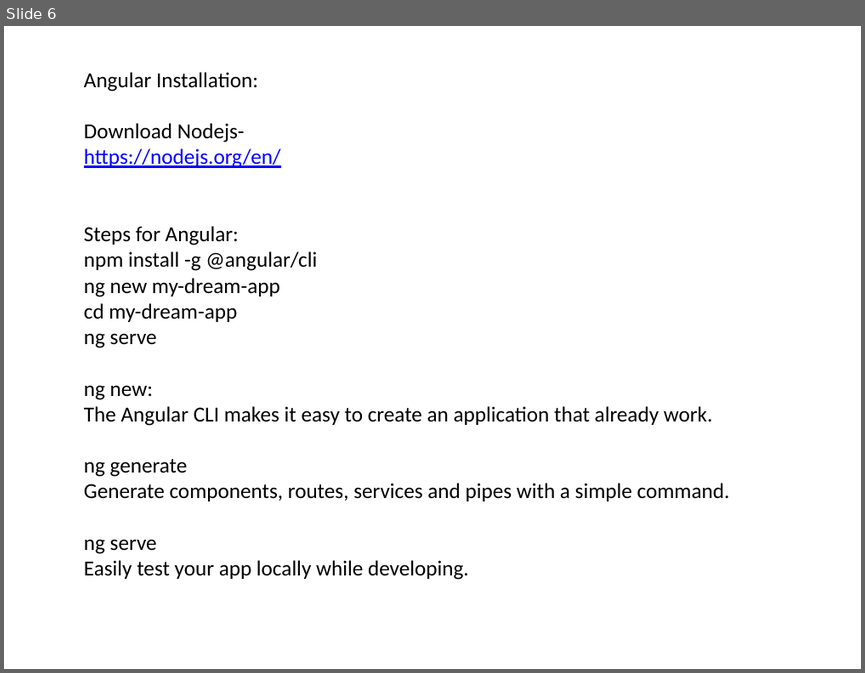
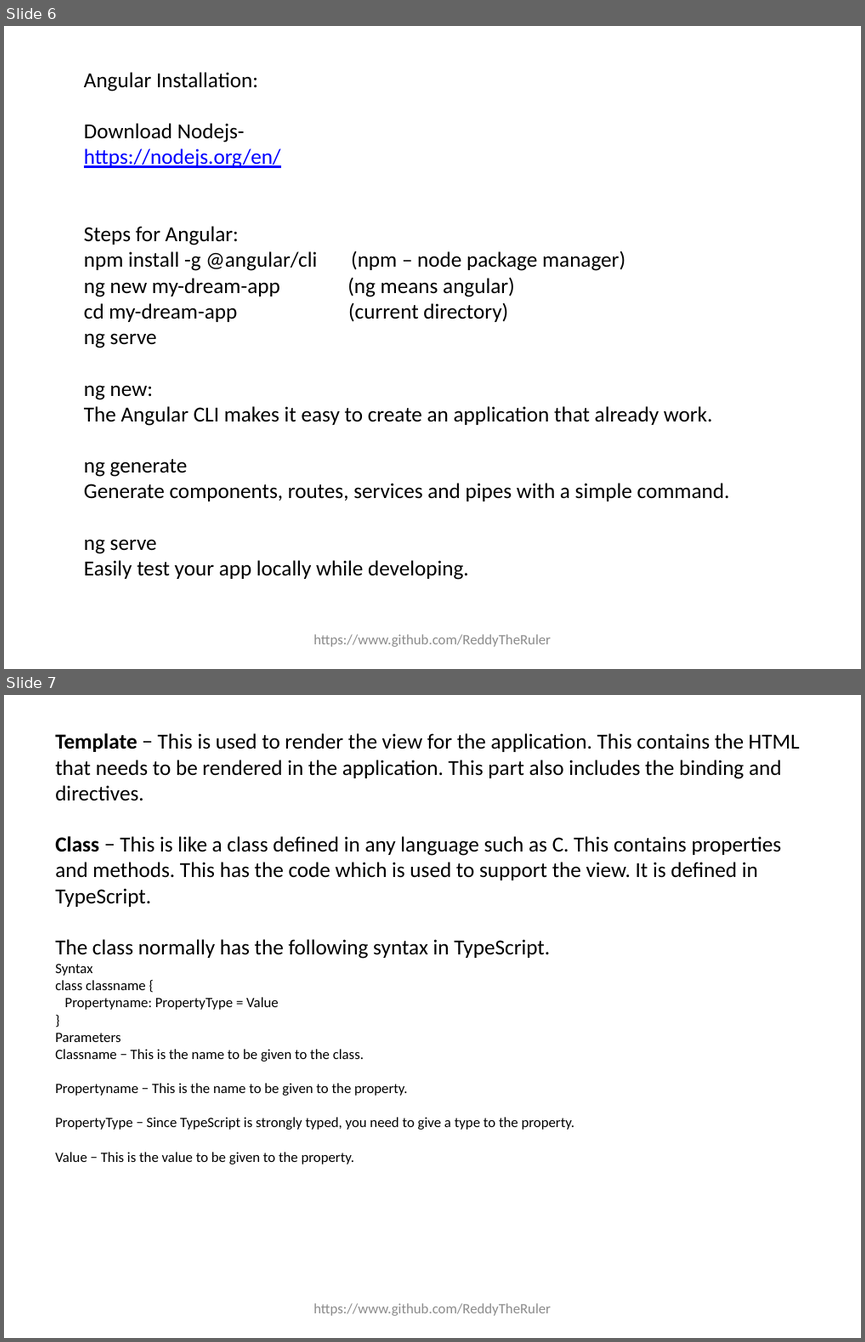
Before and after one commit to ReddyTheruler/Angular, a slide deck: Angular_PPT.pptx. Shown one above the other, each under a label of ours: slide 6 before the commit, slides 6 and 7 after it. The pictures are 865x673 and 865x1342 pixels, drawn with LibreOffice and Linux fonts; fonts in the diff are those of the drawing. Boxes give left, top, right and bottom in pixels: in the first picture for what was removed or moved away, otherwise in the second. Text is boxed around its words. In the diff, an @@ line names an element or a change of style, - is before the commit and + after.

```diff
--- a/Angular_PPT.pptx
+++ b/Angular_PPT.pptx
@@ slide 7 added at [4,695,861,1338], background #FFFFFF @@
@@ text added at [55,733,800,1164], 18 pt, text #000000 @@
+Template − This is used to render the view for the application. This contains the HTML that needs to be rendered in the application. This part also includes the binding and directives.
+Class − This is like a class defined in any language such as C. This contains properties and methods. This has the code which is used to support the view. It is defined in TypeScript.
+The class normally has the following syntax in TypeScript.
+Syntax
+class classname {
+Propertyname: PropertyType = Value
+}
+Parameters
+Classname − This is the name to be given to the class.
+Propertyname − This is the name to be given to the property.
+PropertyType − Since TypeScript is strongly typed, you need to give a type to the property.
+Value − This is the value to be given to the property.
@@ text added at [313,1303,551,1315], 12 pt, text #8C8C8C @@
+https://www.github.com/ReddyTheRuler
@@ slide 6 changed as well @@
@@ text at [84,250,625,322]: text changed @@
-npm install -g @angular/cli
-ng new my-dream-app
-cd my-dream-app
+npm install -g @angular/cli (npm – node package manager)
+ng new my-dream-app (ng means angular)
+cd my-dream-app (current directory)
@@ text added at [313,634,551,646], 12 pt, text #8C8C8C @@
+https://www.github.com/ReddyTheRuler
```
Also in this commit, not shown: 20 other slides changed, 10 other slides added, 1 slide removed.
